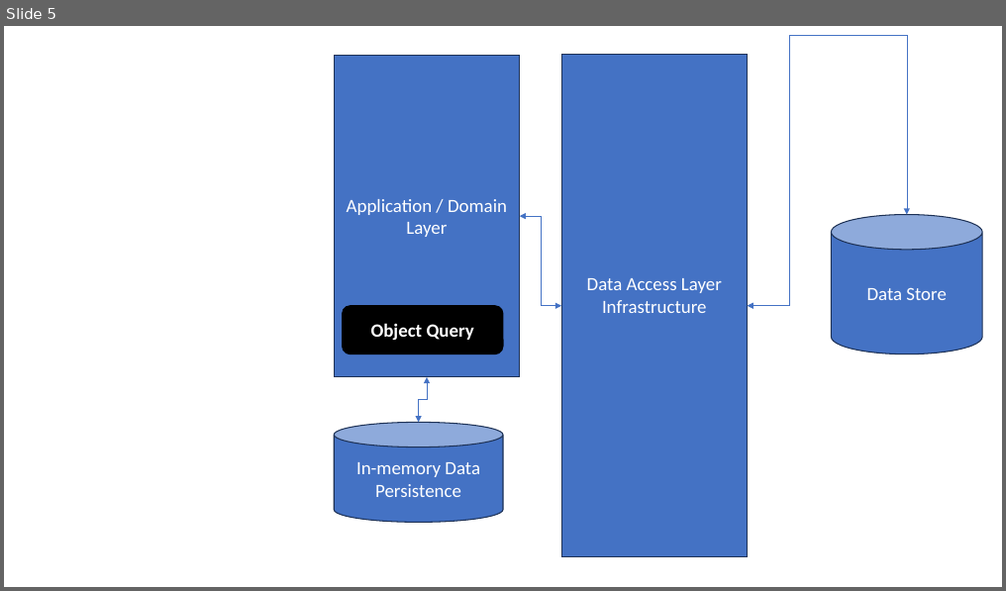
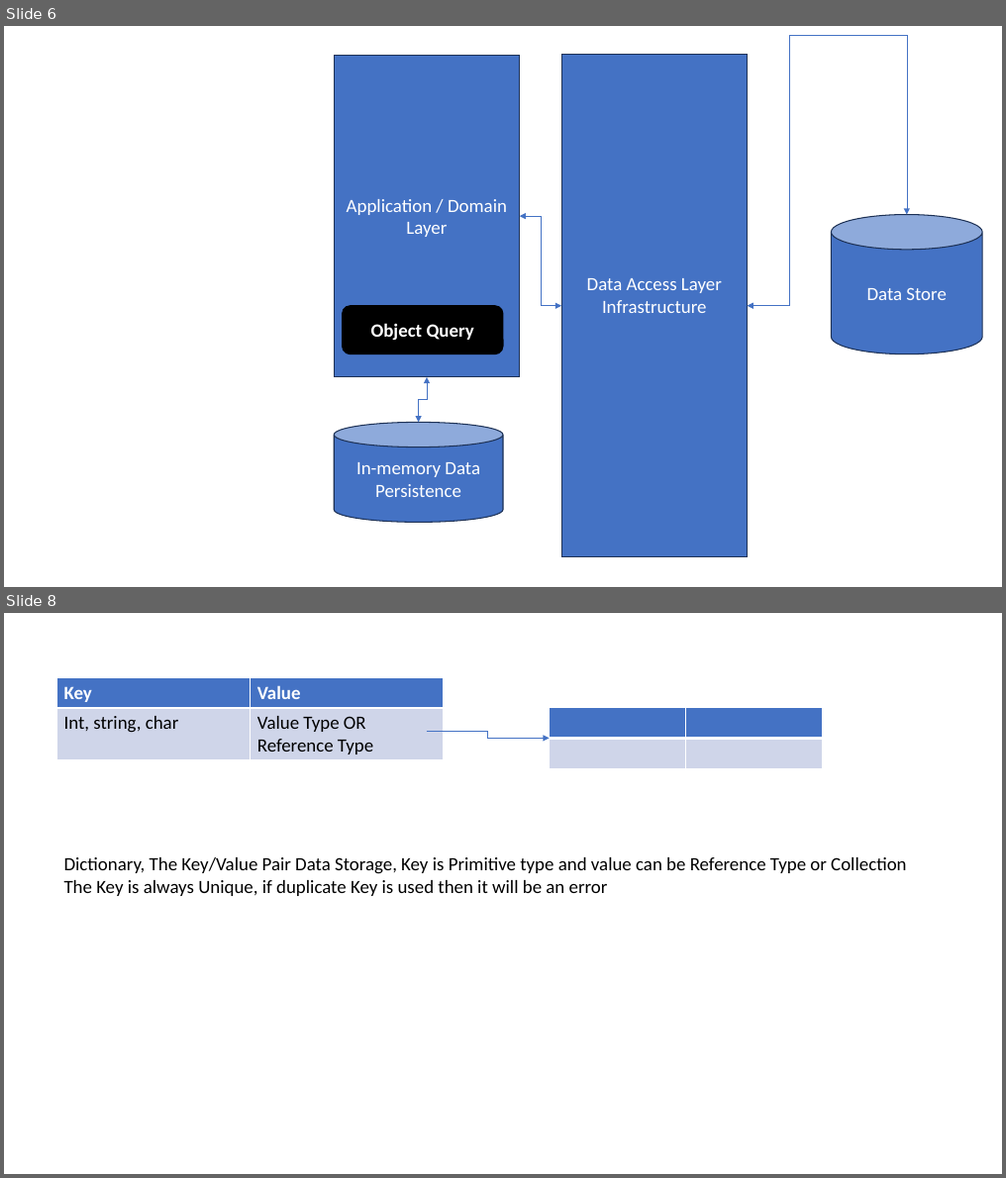
Before and after one commit to maheshsabnis/Capita_NETApps, a slide deck: TrgImages.pptx. Shown one above the other, each under a label of ours: slide 5 before the commit, slides 6 and 8 after it; the slides between them are not shown. The pictures are 1006x591 and 1006x1178 pixels, drawn with LibreOffice and Linux fonts; fonts in the diff are those of the drawing. Boxes give left, top, right and bottom in pixels: in the first picture for what was removed or moved away, otherwise in the second. Text is boxed around its words. In the diff, an @@ line names an element or a change of style, - is before the commit and + after.

```diff
--- a/TrgImages.pptx
+++ b/TrgImages.pptx
@@ slide 8 added at [4, 613, 1002, 1174], background #FFFFFF @@
@@ table added at [56, 678, 443, 761], 2 rows, 2 columns @@
+Key | Value
+Int, string, char | Value Type OR Reference Type
@@ elbow arrow added from (426, 731) to (549, 738), #4472C4 0.5 pt @@
@@ table added at [549, 708, 822, 768], 2 rows, 2 columns @@
+ | 
+ | 
@@ text added at [64, 858, 906, 896], 18 pt, text #000000 @@
+Dictionary, The Key/Value Pair Data Storage, Key is Primitive type and value can be Reference Type or Collection
+The Key is always Unique, if duplicate Key is used then it will be an error
@@ what was slide 5 is now slide 6 @@
```
Also in this commit, not shown: 2 other slides added, 25 other files.
